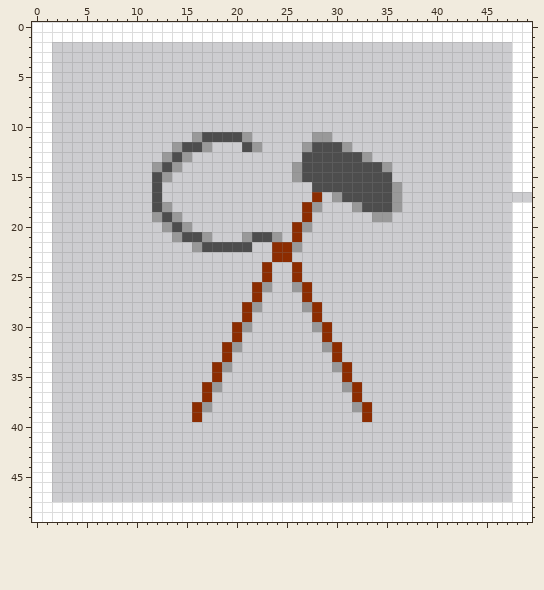
Pixel-art file: deltaworld/assets/textures/achievement_poor_spectre_color.aseprite. That is the earlier state.
50x50 pixels, 1 frame.
The same view after the edit:
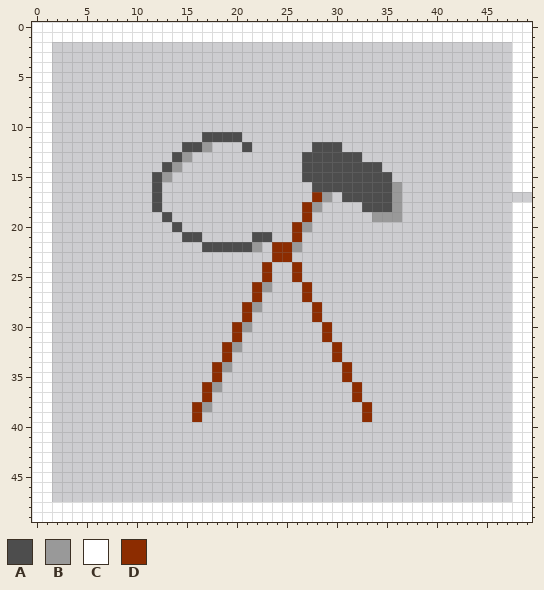
Palette (. is transparent): A #4d4d4d  B #999999  C #ffffff  D #8c2c00
Author's note on the commit: Finished achievement handling
The exact change:
@@ x 10..38 @@
 10 .............................
-11 ......BAAAAB......BB.........
-12 ....BAAB...AB....BAAAB.......
-13 ...BAB...........AAAAAAB.....
-14 ..BAB...........BAAAAAAAAB...
-15 ..AB............BAAAAAAAAA...
+11 .......AAAA..................
+12 .....AAB...A......AAA........
+13 ....AB...........AAAAAA......
+14 ...AB............AAAAAAAA....
+15 ..AB.............AAAAAAAAA...
 16 ..A...............AAAAAAAAB..
-17 ..A...............D.BAAAAAB..
-18 ..AB.............DB...BAAAB..
-19 ..BAB............D......BB...
-20 ...BAB..........DB...........
-21 ....BAAB...BAAB.D............
-22 ......BAAAAA..DDB............
+17 ..A...............DB.AAAAAB..
+18 ..A..............DB....AAAB..
+19 ...A.............D......BBB..
+20 ....A...........DB...........
+21 .....AA.....AA..D............
+22 .......AAAAAB.DDB............
 23 ..............DD.............
@@ x 24..34 @@
 25 ..D........
-26 ..BD.......
+26 ...D.......
 27 ...D.......
-28 ...BD......
+28 ....D......
 29 ....D......
-30 ....BD.....
+30 .....D.....
 31 .....D.....
-32 .....BD....
+32 ......D....
 33 ......D....
-34 ......BD...
+34 .......D...
 35 .......D...
-36 .......BD..
+36 ........D..
 37 ........D..
-38 ........BD.
+38 .........D.
 39 .........D.
Where, in picture pixels (left, top, right, bottom), the same in both pictures:
erased: (152, 132, 202, 172)
changed: (242, 132, 392, 212)
erased: (152, 202, 212, 252)
added: (392, 212, 402, 222)
changed: (242, 232, 362, 412)
